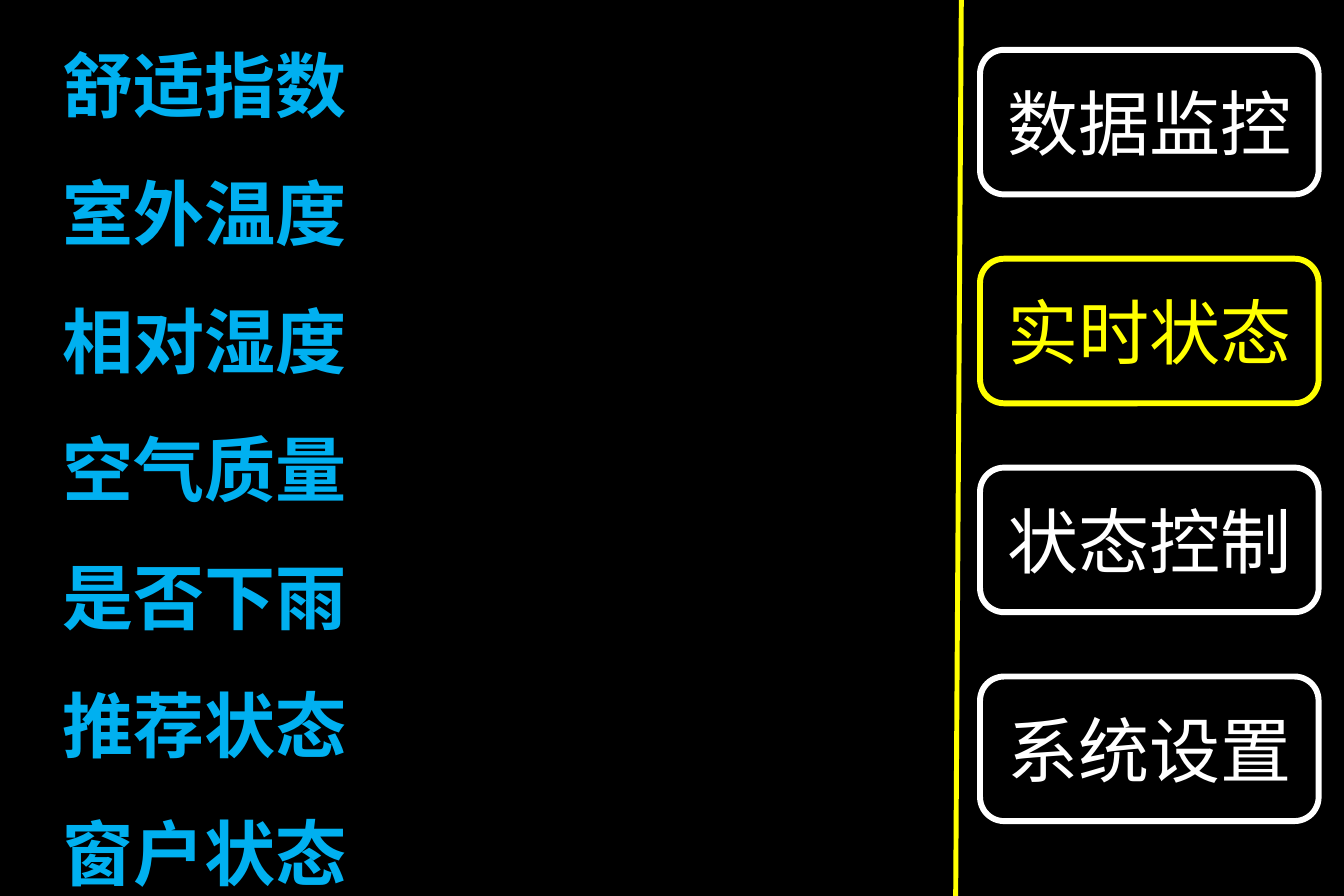
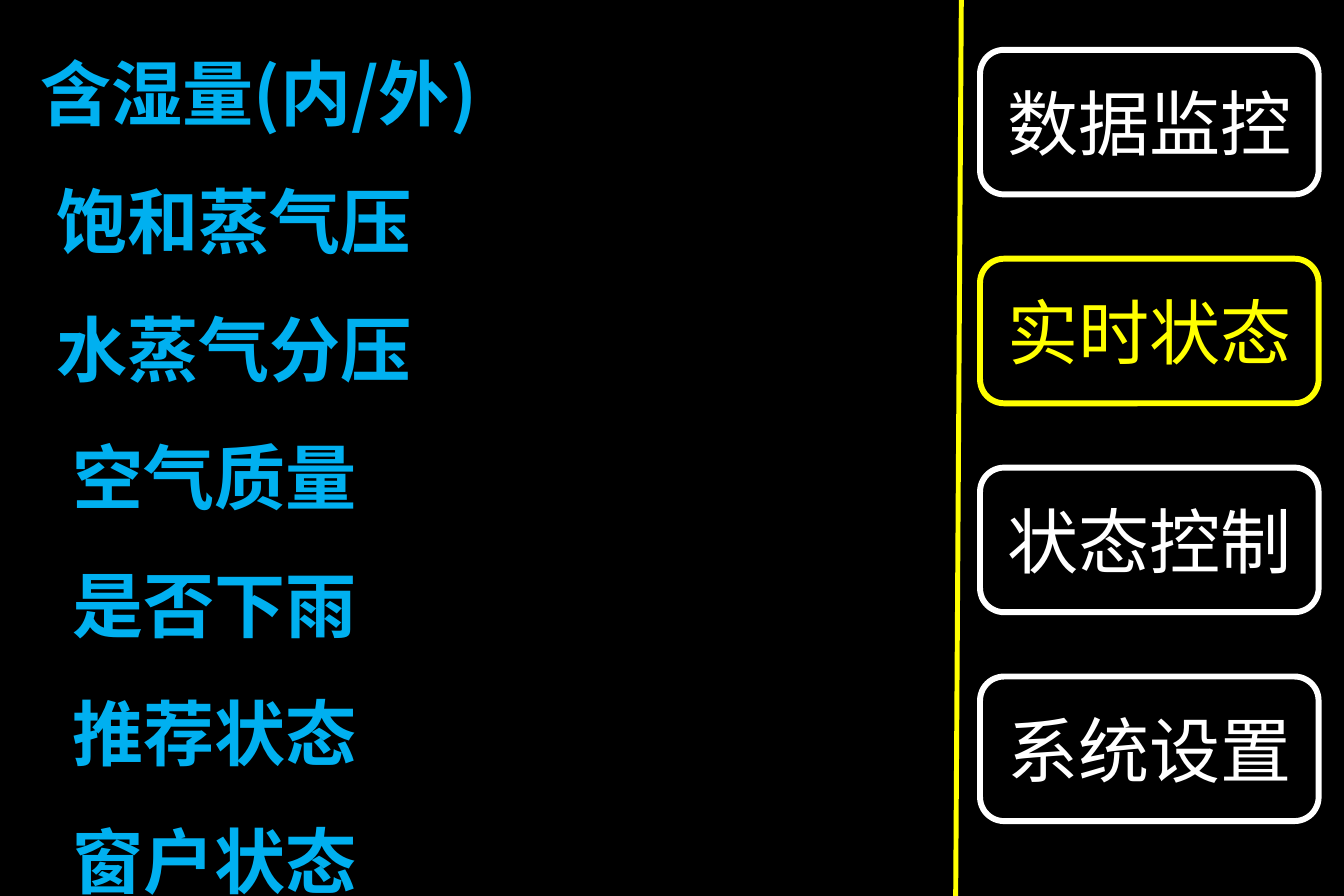
Before and after one commit to Derrick1024/IntelligentWindow, a slide deck: slide 3 of HMI/UI.pptx. Drawn at 1344x896 pixels with LibreOffice and Linux fonts; fonts in the diff are those of the drawing. Boxes give left, top, right and bottom in pixels: in the first picture for what was removed or moved away, otherwise in the second. Text is boxed around its words. In the diff, an @@ line names an element or a change of style, - is before the commit and + after.

```diff
--- a/HMI/UI.pptx
+++ b/HMI/UI.pptx
@@ text "含湿量(内/外)": place and size @@
-text "含湿量(内/外)" at (63,51,347,887)
+text "含湿量(内/外)" at (40,59,477,895)
@@ text at (40,59,477,383): text changed @@
-舒适指数
-室外温度
-相对湿度
+含湿量(内/外)
+饱和蒸气压
+水蒸气分压
```
Also in this commit, not shown: 4 other slides changed, 27 other files.
